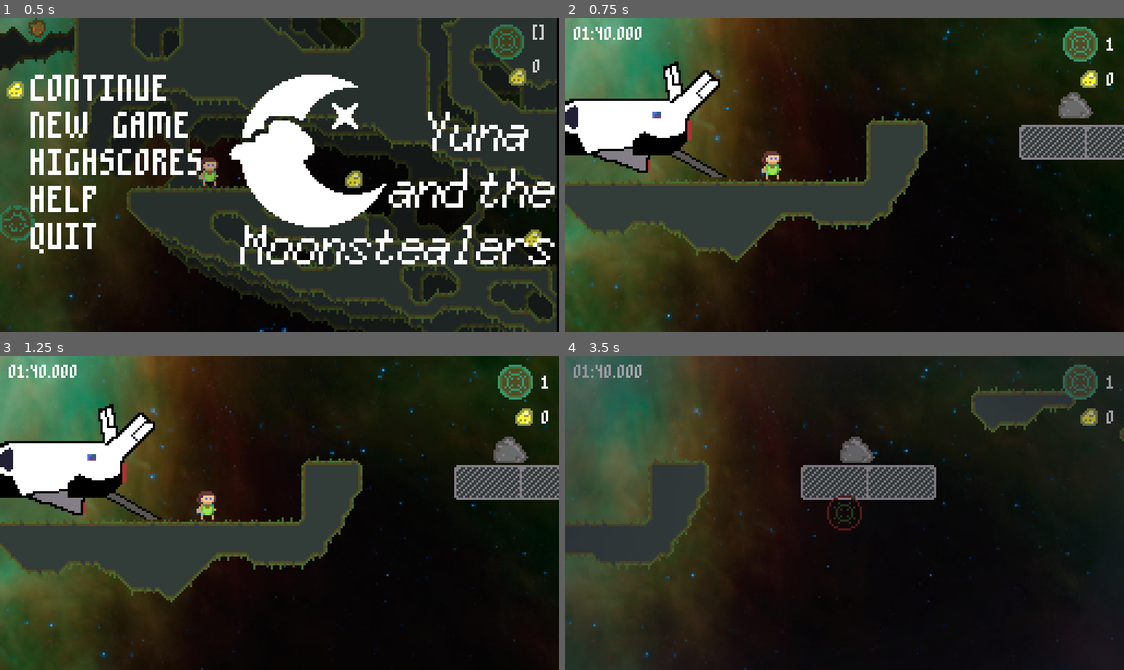
Above: before the commit, frames 1-4 (two rows, left to right).
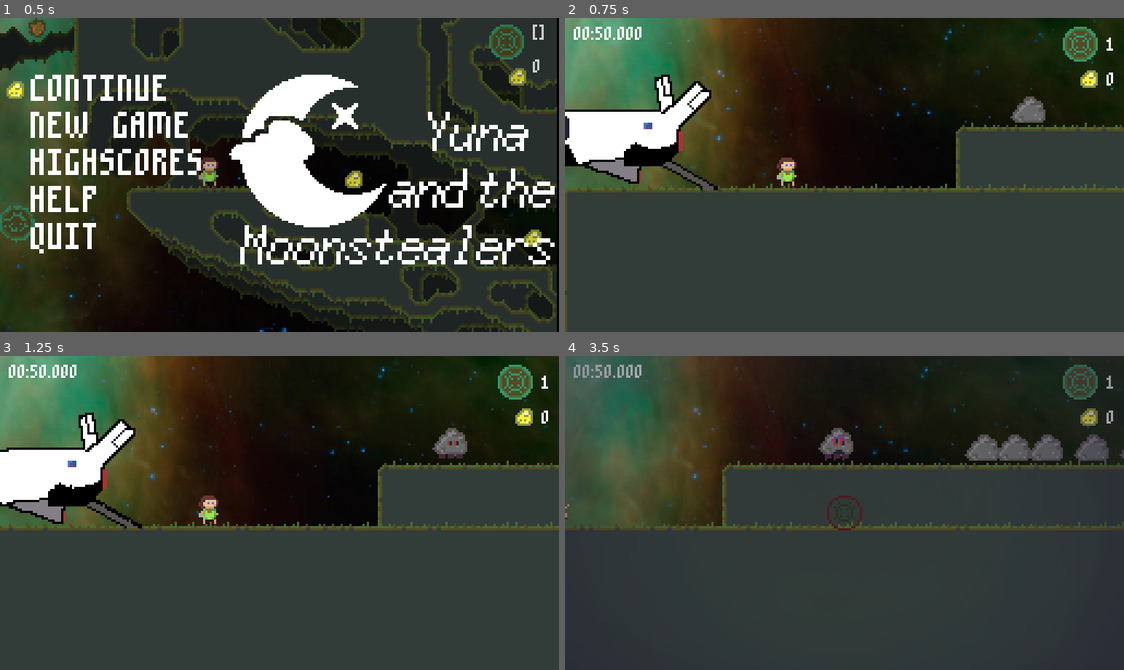
Above: after the commit, the same moments.

Repository: markopolojorgensen/github-gameoff-2020
Game: Godot game, scene res://game.tscn
The game is run twice, just before and just after one commit, with the same random seed, the same clock (stepped at 60 frames per second) and the same inputs. The engine's default icon, where the game draws it, is replaced by a stand-in: a white triangle on a blue panel in a dark square. Sound files missing from this copy of the repository are replaced by a short silence.
Inputs (mouse positions are in pixels of both pictures, inside the frame that each line leads up to):
- Up to frame 1 (0.5 s): no input
- Up to frame 2 (0.75 s): tap Enter (ui_accept) at 0.5 s; drag from (581, 90) to (900, 105) at 0.52 s
- Up to frame 3 (1.25 s): no input
- Up to frame 4 (3.5 s): drag from (732, 528) to (799, 396) at 1.27 s; move the mouse to (900, 443) at 2.02 s; hold Right (ui_right) 2.03-2.75 s; hold Z (gravity_well_mode) 2.03-2.75 s; tap Space (jump) at 2.3 s; drag from (816, 575) to (861, 459) at 2.77 s

Frame 1 is identical in both runs. In frame 2, 52% of the frame differs, in the area x 0-100%, y 0-100%; in frame 3, 52%; in frame 4, 58%, in the area x 0-100%, y 2-100%.

Commit message:
finished adding dialogue

Diff:
--- a/game.tscn
+++ b/game.tscn
@@ -93,7 +93,7 @@
 ]]
 position = Vector2( 11, 0 )
 script = ExtResource( 10 )
-starting_level = 5
+starting_level = 1
 initial_camera_path = NodePath("../super_mario_camera")
 
 [node name="end_timer" type="Timer" parent="world/level_manager"]
--- a/levels/01/room_2.tscn
+++ b/levels/01/room_2.tscn
@@ -89,14 +89,14 @@
 
 [node name="dialog_text" parent="." instance=ExtResource( 6 )]
 position = Vector2( 59, 85 )
-dialog_text = "Yuna: There's a weird rock monster out in front of me. | James: I've never seen a rock monster - sounds wild! | Try jumping on it and see what happens."
+dialog_text = "Yuna: There's a weird rock monster out in front of me! | James: I've never seen a monster when I'm flying out in space! Sounds wild! | Try jumping on it and see what happens."
 
 [node name="dialog_text2" parent="." instance=ExtResource( 6 )]
 position = Vector2( 156, 84 )
-dialog_text = "Yuna: They seem to flip over when you jump on them. | James: Oh, they flip over? Try running into it and see what happens!"
+dialog_text = "Yuna: They flip over when you jump on them. | James: Try running into it and see what happens!"
 
 [node name="dialog_text3" parent="." instance=ExtResource( 6 )]
 position = Vector2( 387, 37 )
-dialog_text = "Yuna: I found a nugget! | James: Wow, a nugget! They're really rare! You should grab it if you can."
+dialog_text = "Yuna: I found a nugget! | James: A NUGGET?! They're super rare! You should grab it if you can."
 [connection signal="body_entered" from="room_start_area_2d" to="." method="_on_room_start_area_2d_body_entered"]
 [connection signal="body_entered" from="death_plane" to="." method="_on_death_plane_body_entered"]
--- a/levels/01/room_3.tscn
+++ b/levels/01/room_3.tscn
@@ -112,11 +112,11 @@
 
 [node name="dialog_text" parent="." instance=ExtResource( 8 )]
 position = Vector2( 60, 85 )
-dialog_text = "Yuna: There's this weird floating portal above me, I think it's a gravity well. | James: Oh yeah, that sounds like a gravity well! If you jump into it, you can launch yourself to other platforms."
+dialog_text = "Yuna: There's this weird floating portal above me, I think it's a gravity well. | James: Try jumping into it - if it's a gravity well, you should be able to launch yourself to other platforms."
 
 [node name="dialog_text2" parent="." instance=ExtResource( 8 )]
 position = Vector2( 151, 65 )
-dialog_text = "Yuna: THERE ARE NUGGETS EVERYWHERE! | James: Nice, they're usually really hard to find. | If you need help getting to other platforms, you can place a gravity well to get to it."
+dialog_text = "Yuna: THERE'S NUGGETS EVERYWHERE! | James: WOAH! They're usually really hard to find. | If you need help getting to other platforms, enter well placement mode and you can move the gravity wells around."
 
 [node name="dialog_text3" parent="." instance=ExtResource( 8 )]
 position = Vector2( 571, 17 )
--- a/levels/07/room_2.tscn
+++ b/levels/07/room_2.tscn
@@ -78,4 +78,4 @@
 
 [node name="dialog_text" parent="." index="18" instance=ExtResource( 4 )]
 position = Vector2( 51, 11 )
-dialog_text = "Yuna: WOAH, a floating cave, you don't see that everyday! |James: A CAVE?! Sounds dangerous, I don't think I could fly through there!"
+dialog_text = "Yuna: WOAH, a floating cave, you don't see that everyday! |James: A CAVE?! Sounds dangerous, I don't think I could fly through there! | Oh, when you enter a new area, your well gun will recalibrate to the environment. You can see how many wells you can place on the upper right."
